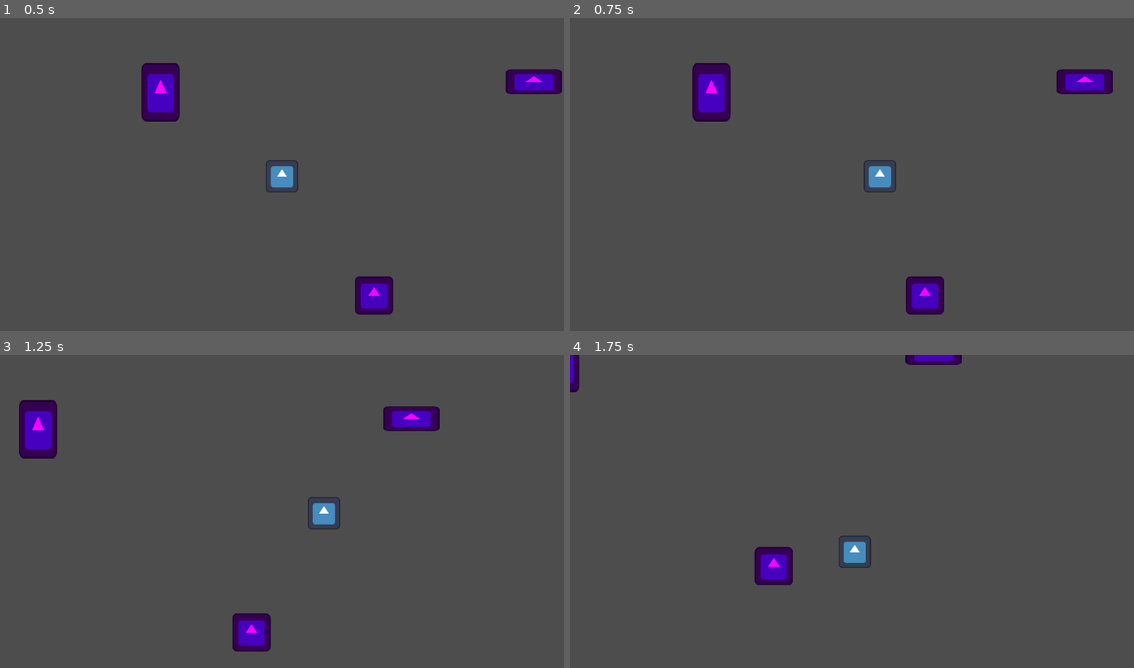
Above: before the commit, frames 1-4 (two rows, left to right).
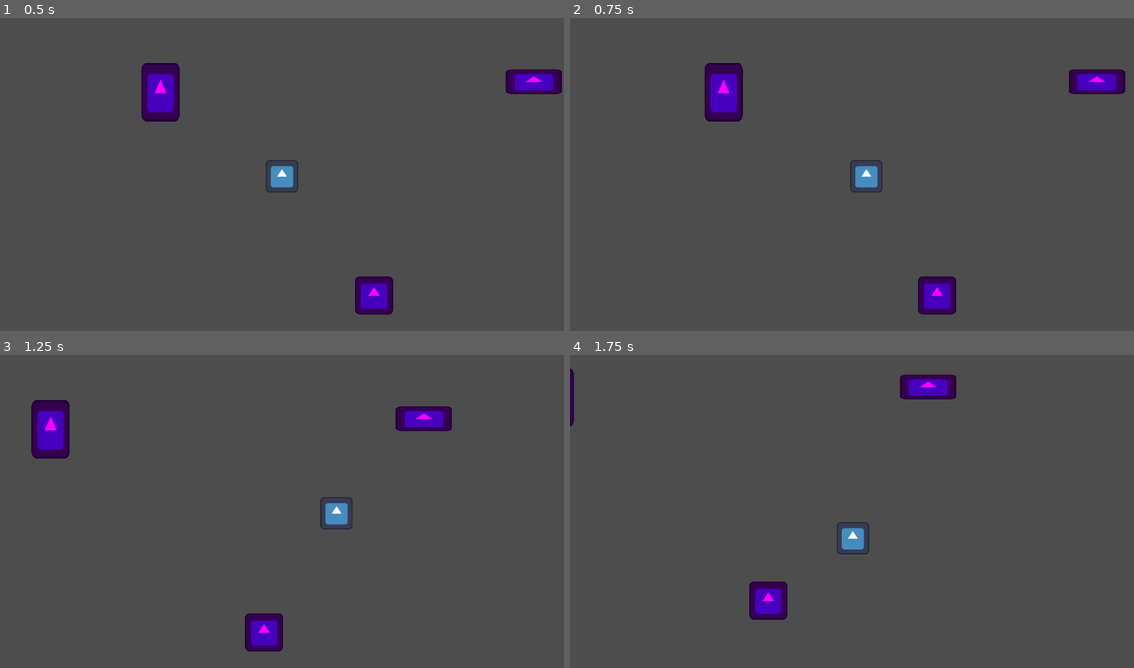
Above: after the commit, the same moments.

Repository: Gr8Grape/but-with-ice-physics
Game: Godot game, scene res://Scenes/test.tscn
Two runs of this game, one before a commit and one after it. Both use one fixed random seed, a clock stepped at 60 frames per second and the inputs below. Before the commit the project has no main scene; this scene is started directly in both runs. The engine's default icon, where the game draws it, is replaced by a stand-in: a white triangle on a blue panel in a dark square.
Inputs:
- Up to frame 1 (0.5 s): no input
- Up to frame 2 (0.75 s): tap Enter at 0.5 s; hold Right (right) from 0.53 s (still down)
- Up to frame 3 (1.25 s): keep holding Right (right)
- Up to frame 4 (1.75 s): release Right (right) at 1.28 s; hold Down (down) from 1.28 s (still down)

Frame 1 is identical in both runs. In frame 2, 3.0% of the frame differs, in the area x 21-99%, y 14-95%; in frame 3, 3.0%; in frame 4, 3.4%, in the area x 0-70%, y 0-85%.
Error after the commit: Attempt to call function 'get_normal' in base 'null instance' on a null instance. (res://Scenes/player.gd:43)

Commit message:
added changed movement

Diff:
--- a/Scenes/player.gd
+++ b/Scenes/player.gd
@@ -15,16 +15,21 @@
 func calc_force_push() -> void:
 	force_push = strength + velocity.length() / 5
 
-func _physics_process(_delta: float) -> void:
+func _physics_process(delta: float) -> void:
 	calc_force_push()
 	calc_dir()
+
+
 	if dir:
-		velocity = dir * SPEED
+		velocity = lerp(velocity,dir*SPEED,3.0*delta)
 	else:
-		velocity.x = move_toward(velocity.x, 0, SPEED)
-		velocity.y = move_toward(velocity.y, 0, SPEED)
+		velocity.x = lerp(velocity.x, 0.0, 3.0 * delta)
+		velocity.y = lerp(velocity.y, 0.0, 3.0 * delta)
 
 	move_and_slide()
+
+	var collision = move_and_collide(velocity*delta)
+	var can_bounce = false
 
 	#Gets all the collisions and checks if its a moveable body (rigidbody2d)
 	#then applies a force to move it (force_push)
@@ -33,3 +38,8 @@
 		var c = get_slide_collision(i)
 		if c.get_collider() is RigidBody2D:
 			c.get_collider().apply_central_impulse(-c.get_normal() * force_push)
+
+		if c.get_collider() is StaticBody2D:
+			velocity = velocity.bounce(collision.get_normal())
+
+	#if collision && can_bounce:
--- a/Scenes/test.tscn
+++ b/Scenes/test.tscn
@@ -23,6 +23,8 @@
 
 [sub_resource type="RectangleShape2D" id="RectangleShape2D_i3aeo"]
 size = Vector2(459, 50.000004)
+
+[sub_resource type="CanvasItemMaterial" id="CanvasItemMaterial_8od7v"]
 
 [sub_resource type="CircleShape2D" id="CircleShape2D_8od7v"]
 
@@ -93,6 +95,7 @@
 position = Vector2(210, 124)
 
 [node name="CollisionPolygon2D" type="CollisionPolygon2D" parent="Statics/StaticBody2D6"]
+material = SubResource("CanvasItemMaterial_8od7v")
 position = Vector2(47, -3)
 rotation = 0.6087572
 polygon = PackedVector2Array(-24, 1, -6, 43, 39, -18, 98, -4, 60, 52, 111, 27, 125, -40, 39, -43)
@@ -155,4 +158,3 @@
 
 [node name="Player" parent="." instance=ExtResource("1_lc1oi")]
 position = Vector2(131, 115)
-SPEED = 120.0
--- a/project.godot
+++ b/project.godot
@@ -11,6 +11,7 @@
 [application]
 
 config/name="ButWithIcePhysics"
+run/main_scene="uid://dc0sdk3hsswsq"
 config/features=PackedStringArray("4.5", "GL Compatibility")
 config/icon="res://Sprites/icon.svg"
 
Not shown: 1 places in Scenes/test.tscn that only renumber resources
